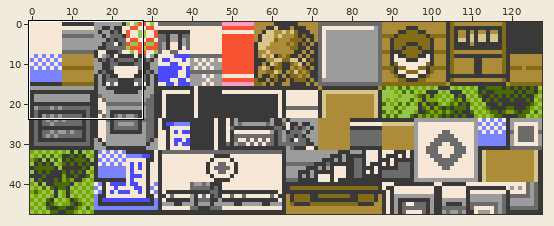
Sprite sheet: data/tilesets/secondary/rb_lab/tiles.png. Above: a wide view before the commit, with the close-up outlined.
Close-up. First the earlier version:
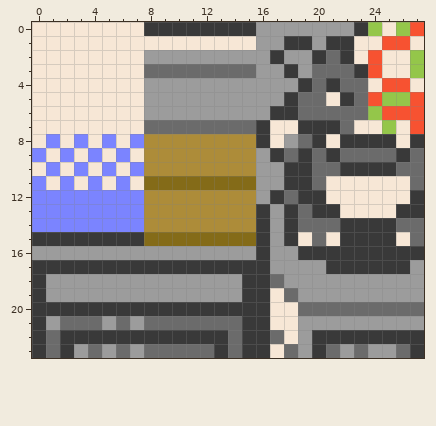
The file is 128x48 pixels. Shown: x 0..27, y 0..23.
After:
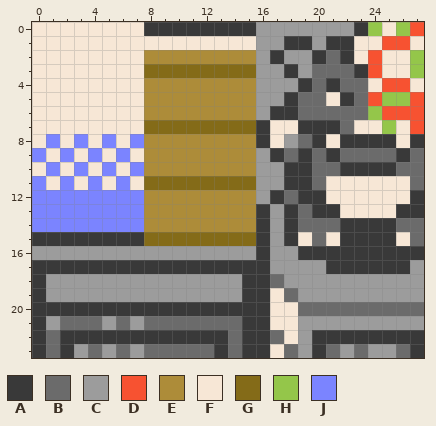
Palette (. is transparent): A #393939  B #6b6b6b  C #9c9c9c  D #f75231  E #ad8c39  F #f7e7d6  G #846b18  H #94c64a  J #7b84ff
Message: Added missing tile for top of dock, wood panel that touches water.
Diff:
y 2: x 8..15 CCCCCCCC -> EEEEEEEE
y 3: x 8..15 BBBBBBBB -> GGGGGGGG
y 4..6: x 8..15 CCCCCCCC -> EEEEEEEE
y 7: x 8..15 BBBBBBBB -> GGGGGGGG
Changed places in both close-ups, as pixel boxes (x1, y1, x2, y2):
changed: (144, 50, 256, 134)
